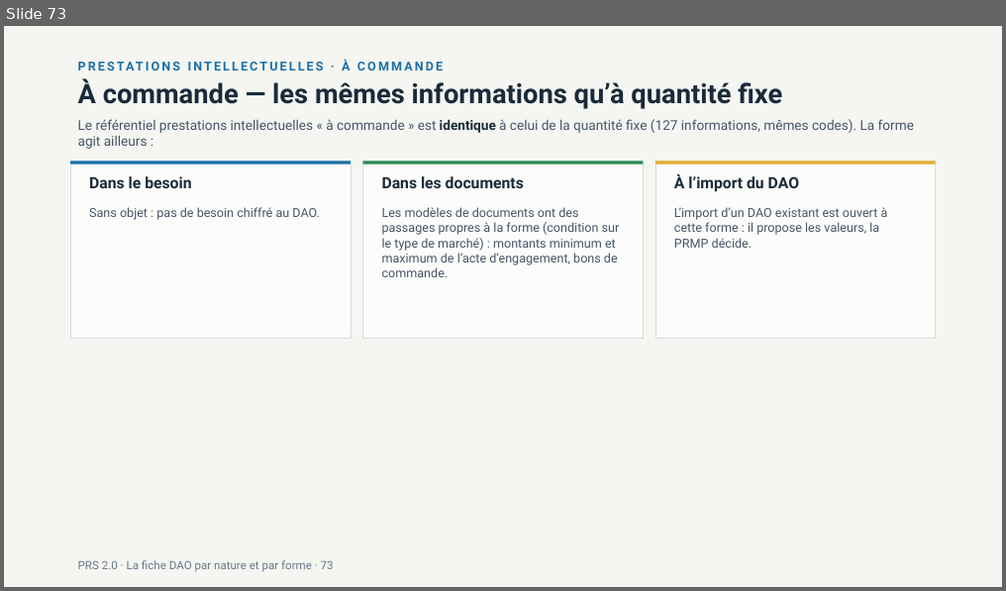
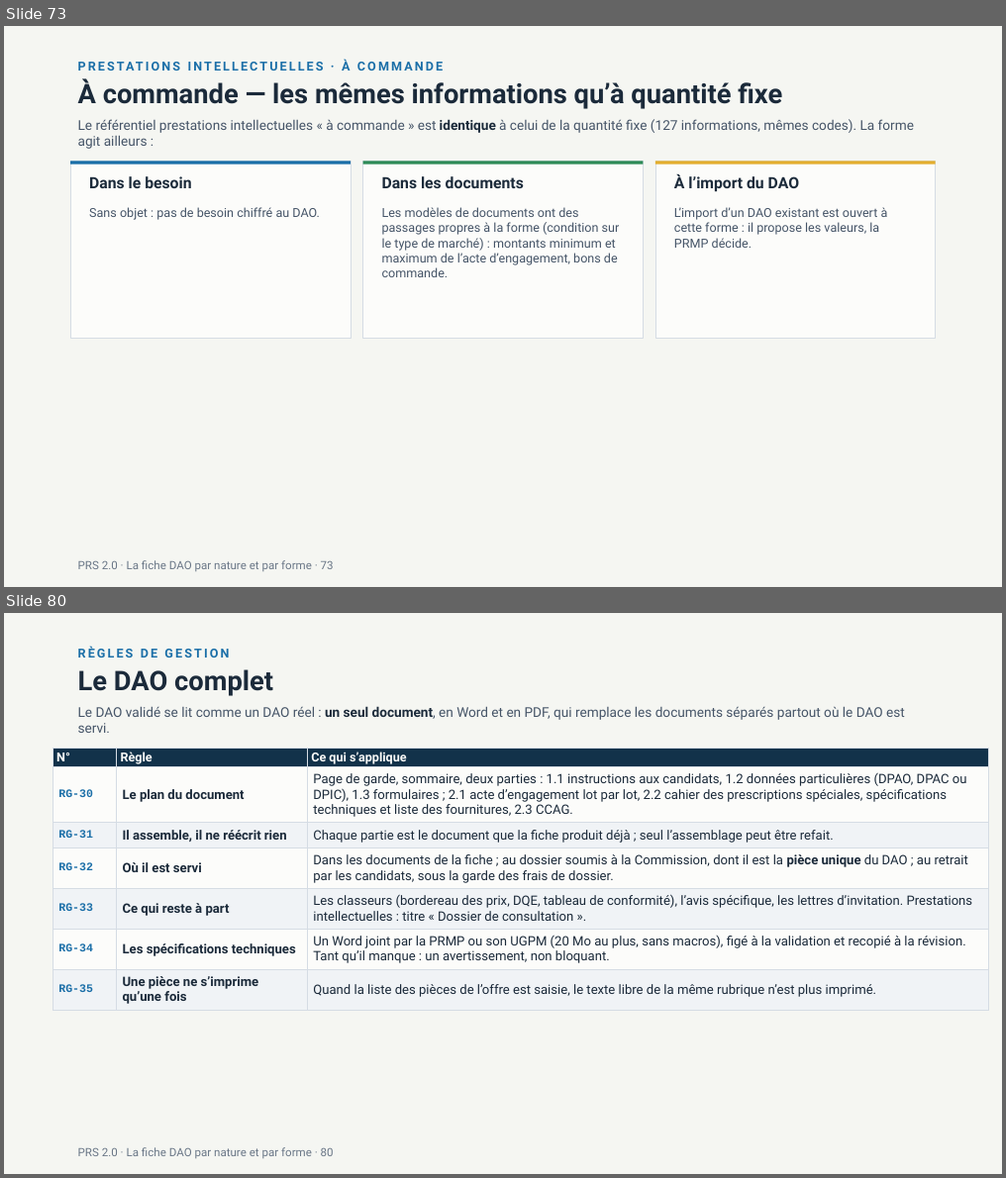
Before and after one commit to lralaitsilanihasy-create/PRS2.0-frontend, a slide deck: docs/documentation/PRS2-fiche-dao-nature-forme-2026-10-07.pptx. Shown one above the other, each under a label of ours: slide 73 before the commit, slides 73 and 80 after it; the slides between them are not shown. The pictures are 1006x591 and 1006x1178 pixels, drawn with LibreOffice and Linux fonts; fonts in the diff are those of the drawing. Boxes give left, top, right and bottom in pixels: in the first picture for what was removed or moved away, otherwise in the second. Text is boxed around its words. In the diff, an @@ line names an element or a change of style, - is before the commit and + after.

```diff
--- a/docs/documentation/PRS2-fiche-dao-nature-forme-2026-10-07.pptx
+++ b/docs/documentation/PRS2-fiche-dao-nature-forme-2026-10-07.pptx
@@ slide 80 added at [4, 613, 1002, 1174], background #F5F6F2 @@
@@ text added at [78, 646, 229, 658], 12 pt, text #1B6FA8, bold @@
+RÈGLES DE GESTION
@@ text added at [78, 669, 273, 696], 26 pt, text #1B2A3A, bold @@
+Le DAO complet
@@ text added at [78, 706, 905, 733], 13 pt, text #465568 @@
+Le DAO validé se lit comme un DAO réel : un seul document, en Word et en PDF, qui remplace les documents séparés partout où le DAO est servi.
@@ table added at [53, 749, 988, 1008], 7 rows, 3 columns @@
+N° | Règle | Ce qui s’applique
+RG-30 | Le plan du document | Page de garde, sommaire, deux parties : 1.1 instructions aux candidats, 1.2 données particulières (DPAO, DPAC ou DPIC), 1.3 formulaires ; 2.1 acte d’engagement lot par lot, 2.2 cahier des prescriptions spéciales, spécifications techniques et liste des fournitures, 2.3 CCAG.
+RG-31 | Il assemble, il ne réécrit rien | Chaque partie est le document que la fiche produit déjà ; seul l’assemblage peut être refait.
+RG-32 | Où il est servi | Dans les documents de la fiche ; au dossier soumis à la Commission, dont il est la pièce unique du DAO ; au retrait par les candidats, sous la garde des frais de dossier.
+RG-33 | Ce qui reste à part | Les classeurs (bordereau des prix, DQE, tableau de conformité), l’avis spécifique, les lettres d’invitation. Prestations intellectuelles : titre « Dossier de consultation ».
+RG-34 | Les spécifications techniques | Un Word joint par la PRMP ou son UGPM (20 Mo au plus, sans macros), figé à la validation et recopié à la révision. Tant qu’il manque : un avertissement, non bloquant.
+RG-35 | Une pièce ne s’imprime qu’une fois | Quand la liste des pièces de l’offre est saisie, le texte libre de la même rubrique n’est plus imprimé.
@@ text added at [78, 1148, 334, 1158], 11 pt, text #6A7787 @@
+PRS 2.0 · La fiche DAO par nature et par forme · 80
```
Also in this commit, not shown: 3 slides changed, 9 other slides added.
